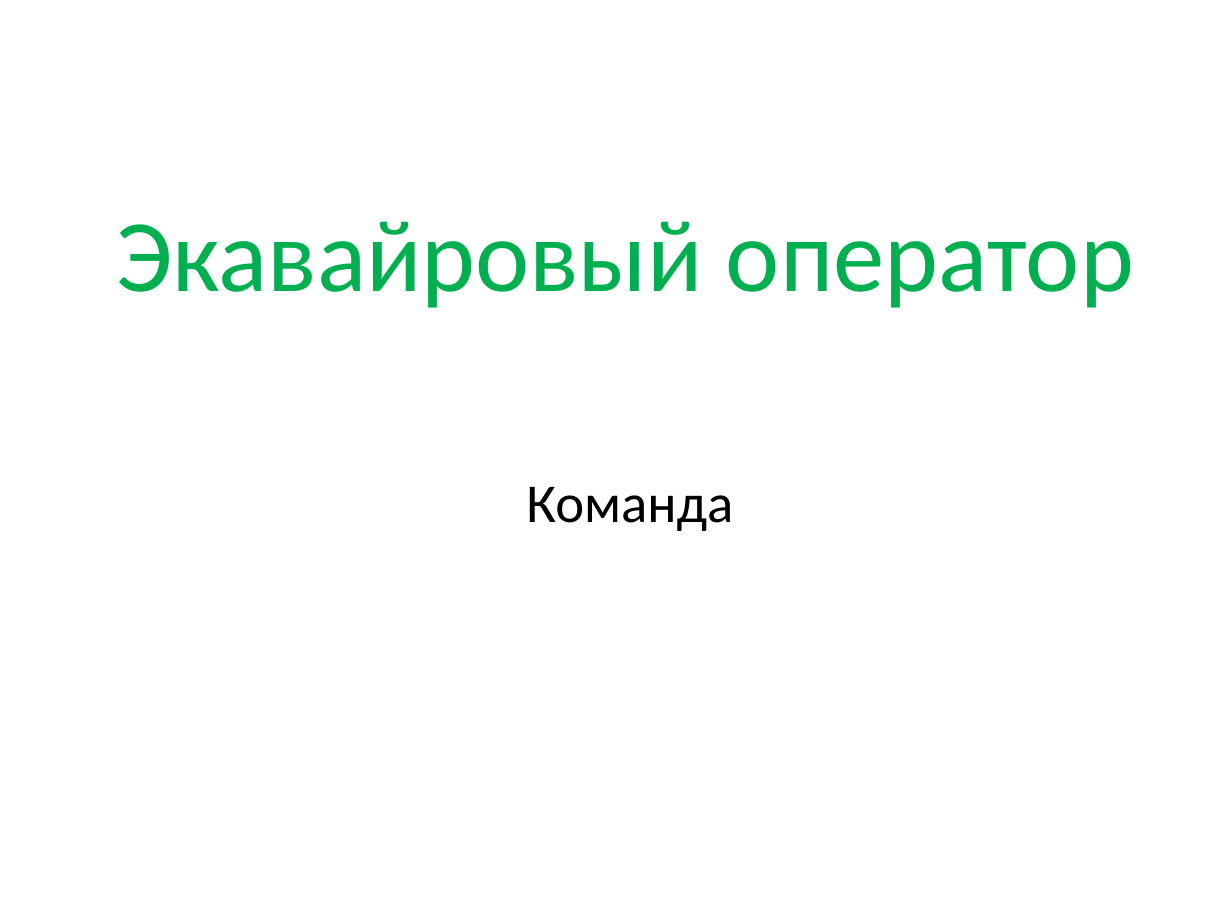
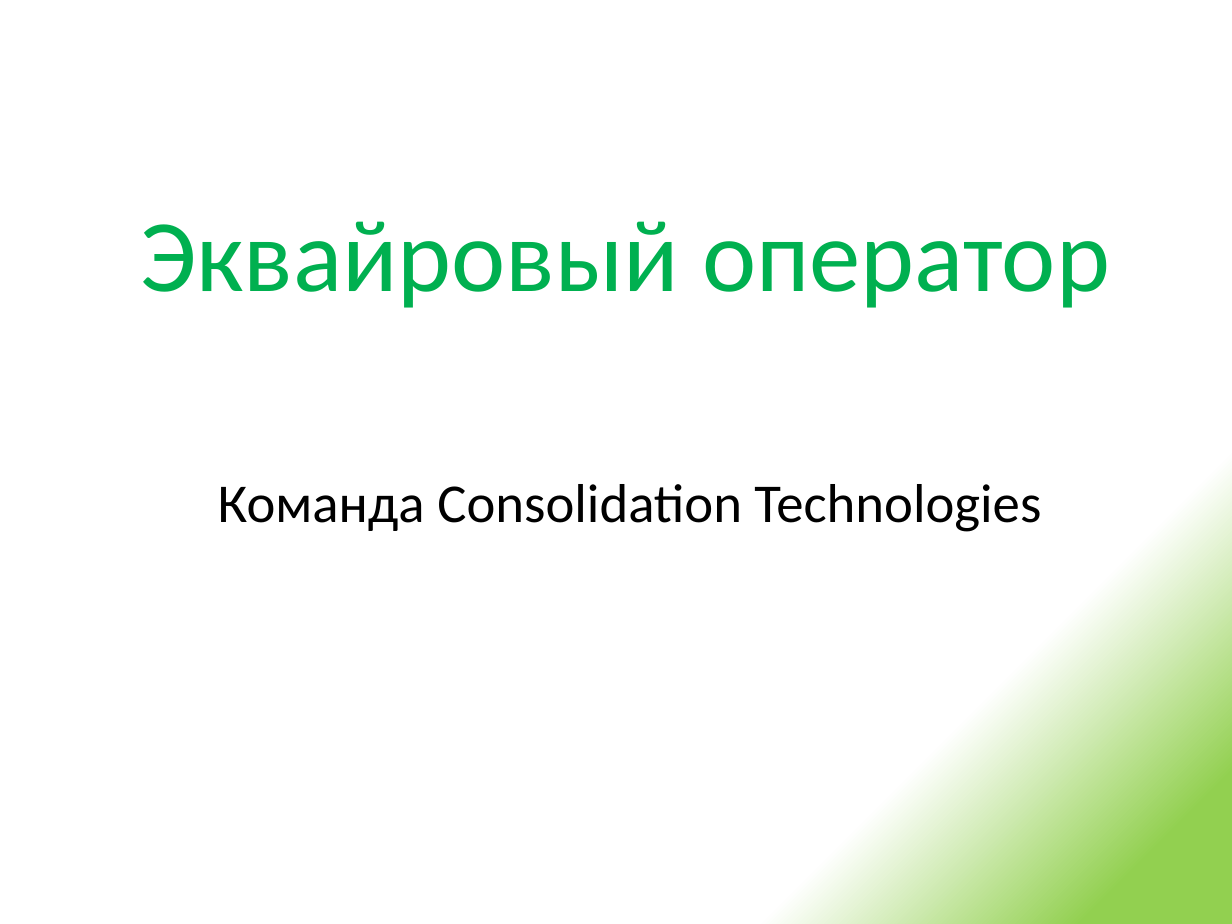
Before and after one commit to urgal/scft, a slide deck: slide 1 of Docs/Презентация решения.pptx. Drawn at 1232x924 pixels with LibreOffice and Linux fonts; fonts in the diff are those of the drawing. Boxes give left, top, right and bottom in pixels: in the first picture for what was removed or moved away, otherwise in the second. Text is boxed around its words. In the diff, an @@ line names an element or a change of style, - is before the commit and + after.

```diff
--- a/Docs/Презентация решения.pptx
+++ b/Docs/Презентация решения.pptx
@@ background #FFFFFF to gradient #92D050 to #FFFFFF @@
@@ title at [140,221,1110,308]: text changed @@
-Экавайровый оператор
+Эквайровый оператор
@@ subtitle at [218,484,1041,532]: text changed @@
-Команда
+Команда Consolidation Technologies
```
Also in this commit, not shown: 3 other slides changed, 5 slides added, 6 other files.
